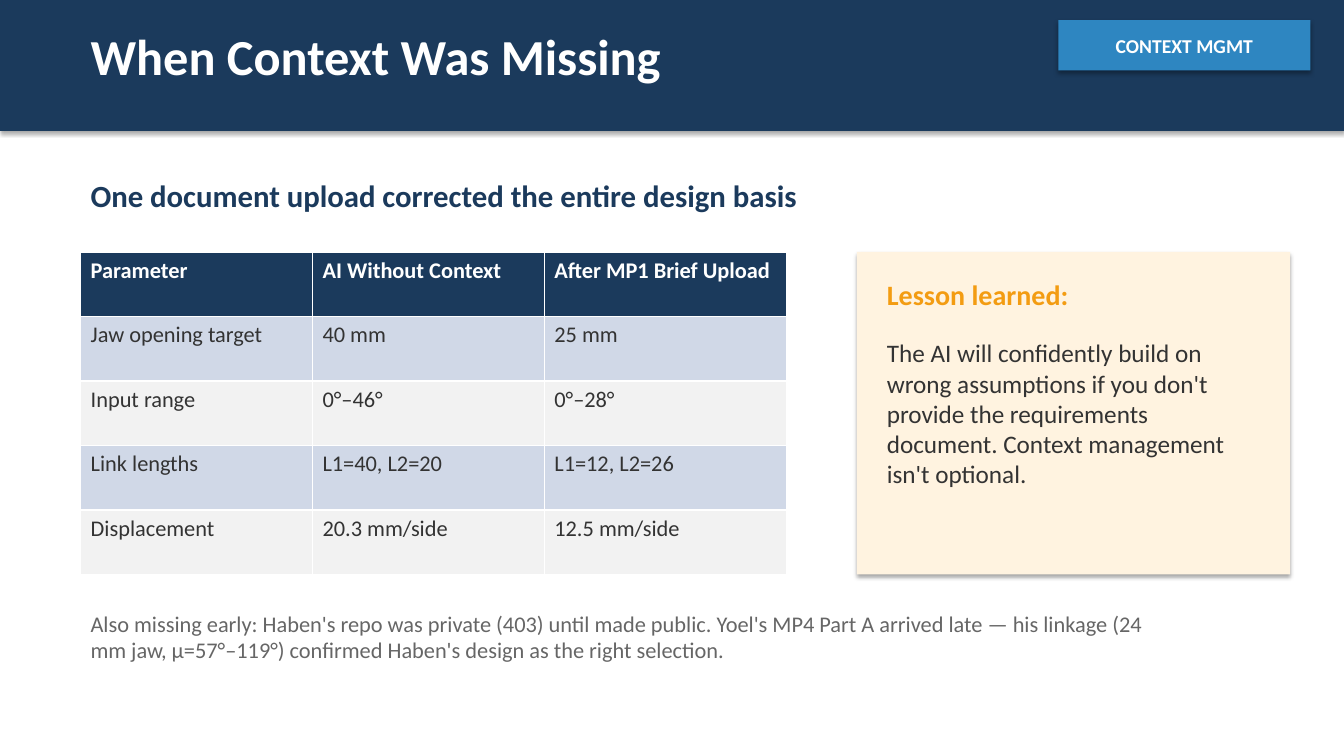
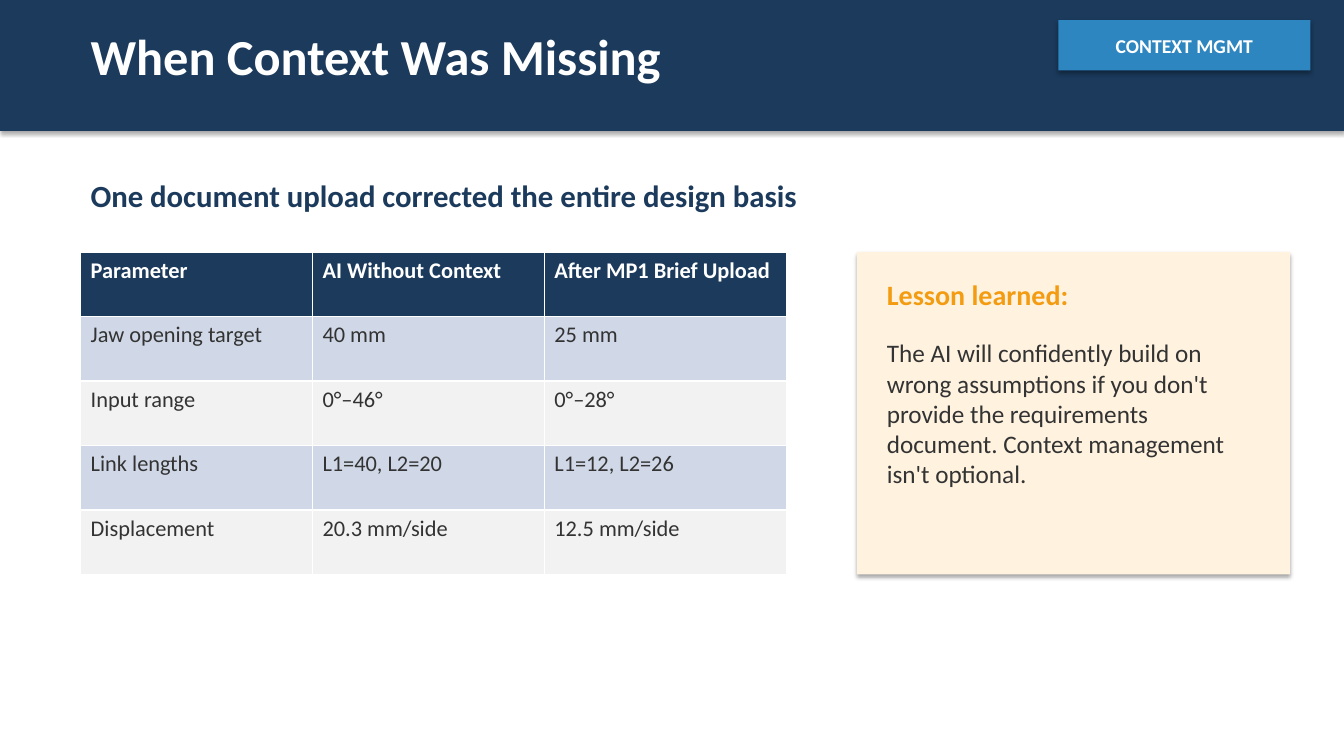
Before and after one commit to DavidR734/ai-in-pd-spring2026-2, a slide deck: slide 5 of MP5/slides.pptx. Drawn at 1344x756 pixels with LibreOffice and Linux fonts; fonts in the diff are those of the drawing. Boxes give left, top, right and bottom in pixels: in the first picture for what was removed or moved away, otherwise in the second. Text is boxed around its words. In the diff, an @@ line names an element or a change of style, - is before the commit and + after.

```diff
--- a/MP5/slides.pptx
+++ b/MP5/slides.pptx
@@ text removed at (91, 616, 1141, 662) @@
-Also missing early: Haben's repo was private (403) until made public. Yoel's MP4 Part A arrived late — his linkage (24 mm jaw, μ=57°–119°) confirmed Haben's design as the right selection.
```
Also in this commit, not shown: 5 other slides changed, 2 other files.
